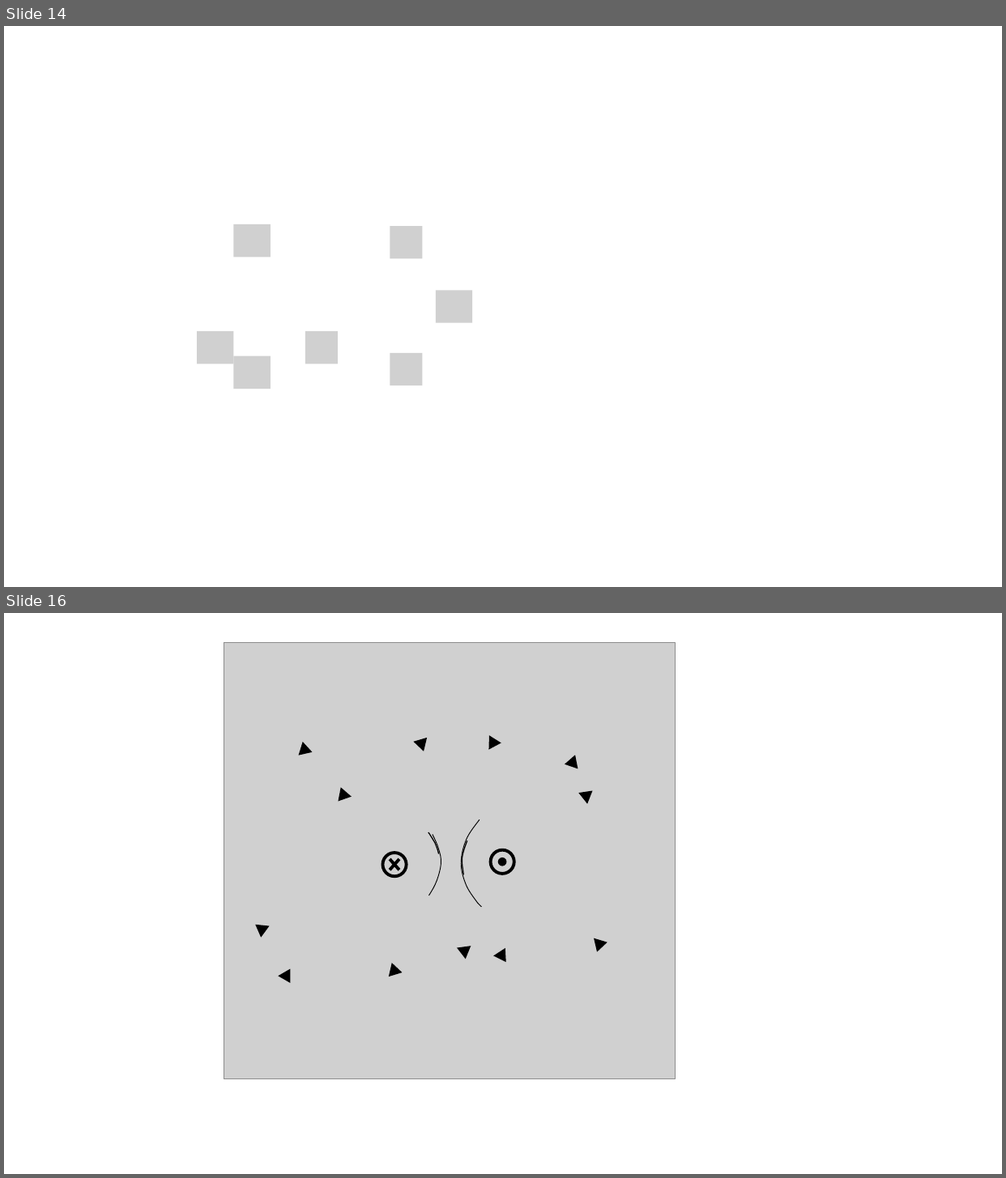
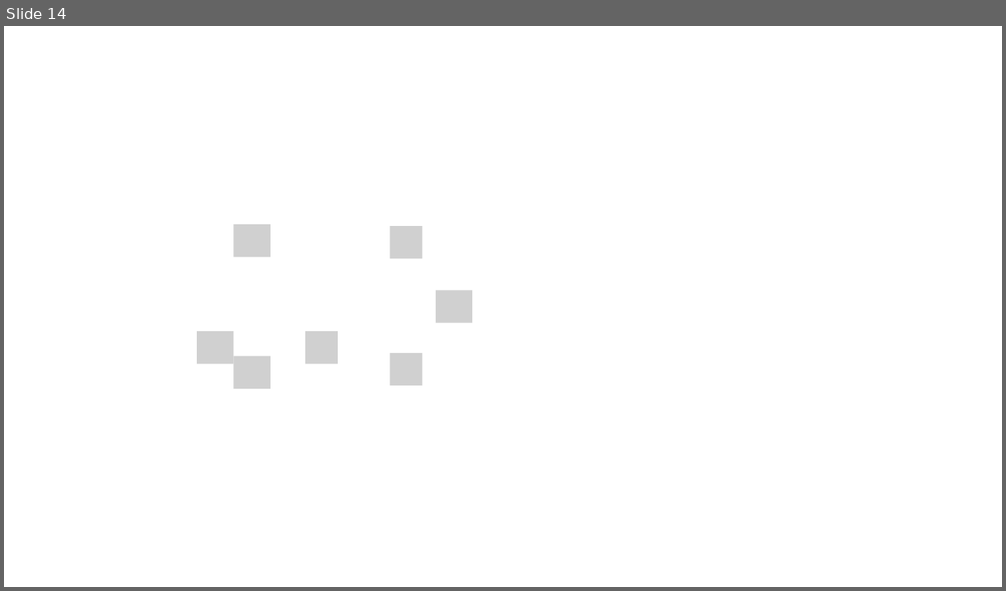
Before and after one commit to OSTP/PhysicsArtofModelling, a slide deck: tex/figures/MagneticForce/Figures.pptx. Shown one above the other, each under a label of ours: slides 14 and 16 before the commit, slide 14 after it; the slides between them are not shown. The pictures are 1006x1178 and 1006x591 pixels, drawn with LibreOffice and Linux fonts; fonts in the diff are those of the drawing; grey boxes stand for pictures; background and template pictures are left out. Boxes give left, top, right and bottom in pixels: in the first picture for what was removed or moved away, otherwise in the second. Text is boxed around its words. In the diff, an @@ line names an element or a change of style, - is before the commit and + after.

```diff
--- a/tex/figures/MagneticForce/Figures.pptx
+++ b/tex/figures/MagneticForce/Figures.pptx
@@ slide 16 removed at bbox=[4, 613, 1002, 1174], background #FFFFFF @@
@@ triangle removed at bbox=[300, 744, 311, 756] @@
@@ triangle removed at bbox=[416, 740, 427, 750] @@
@@ triangle removed at bbox=[487, 739, 499, 750] @@
@@ triangle removed at bbox=[567, 758, 576, 768] @@
@@ triangle removed at bbox=[340, 790, 349, 801] @@
@@ triangle removed at bbox=[580, 790, 590, 801] @@
@@ group removed at bbox=[224, 643, 675, 1080]: 4 freeform shapes, 3 ellipses, 1 picture, 1 cross @@
@@ triangle removed at bbox=[255, 923, 266, 935] @@
@@ triangle removed at bbox=[459, 948, 470, 956] @@
@@ triangle removed at bbox=[496, 951, 509, 962] @@
@@ triangle removed at bbox=[596, 939, 605, 949] @@
@@ triangle removed at bbox=[281, 972, 288, 981] @@
@@ triangle removed at bbox=[387, 966, 399, 977] @@
```
Also in this commit, not shown: 3 slides changed, 5 slides added, 3 other slides removed.
